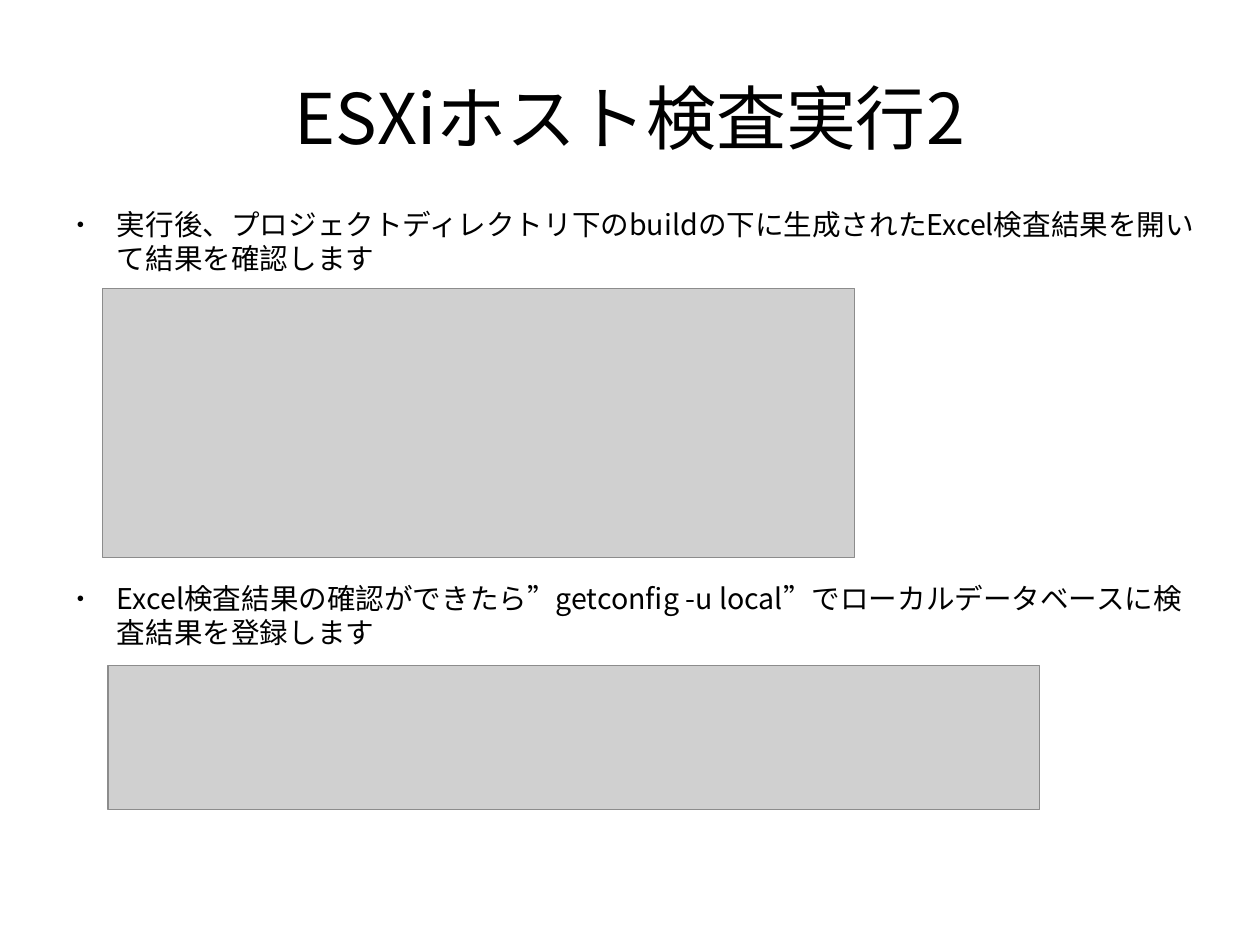
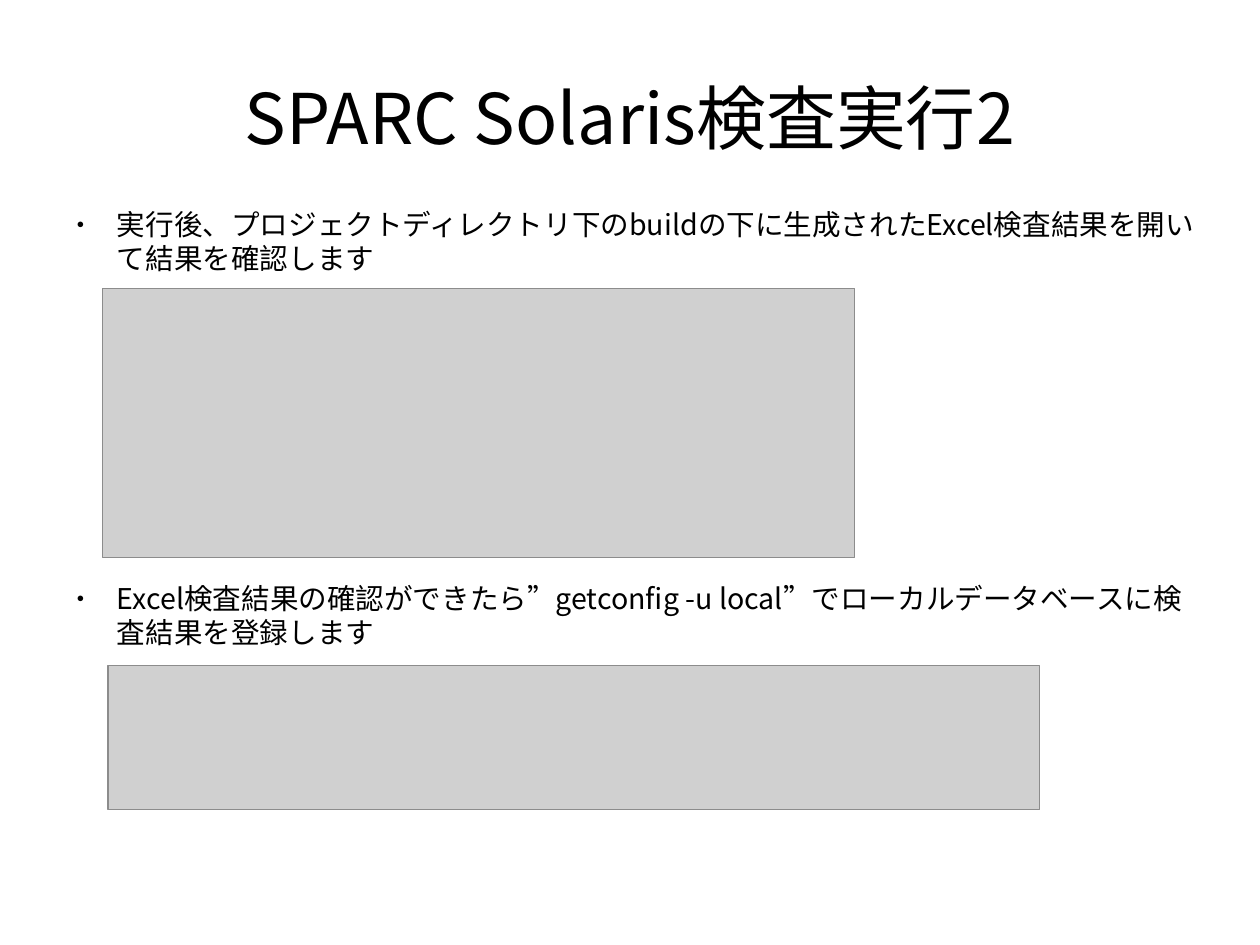
Before and after one commit to frsw3nr/gradle-server-acceptance, a slide deck: slide 40 of docs/jp/tutorial_test_pc.pptx (slide 42 before the commit). Drawn at 1260x945 pixels with LibreOffice and Linux fonts; fonts in the diff are those of the drawing; grey boxes stand for pictures. Boxes give left, top, right and bottom in pixels: in the first picture for what was removed or moved away, otherwise in the second. Text is boxed around its words. In the diff, an @@ line names an element or a change of style, - is before the commit and + after.

```diff
--- a/docs/jp/tutorial_test_pc.pptx
+++ b/docs/jp/tutorial_test_pc.pptx
@@ text at <box>245,85,1015,150</box>: text changed @@
-ESXiホスト検査実行2
+SPARC Solaris検査実行2
```
Also in this commit, not shown: 19 other slides changed, 4 slides added, 5 slides removed, 17 other files.
